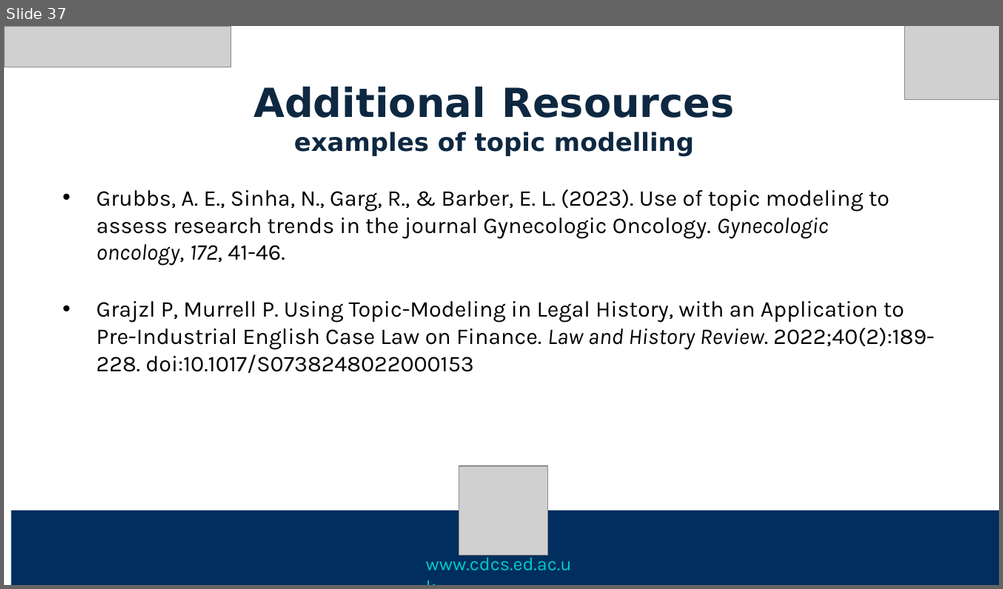
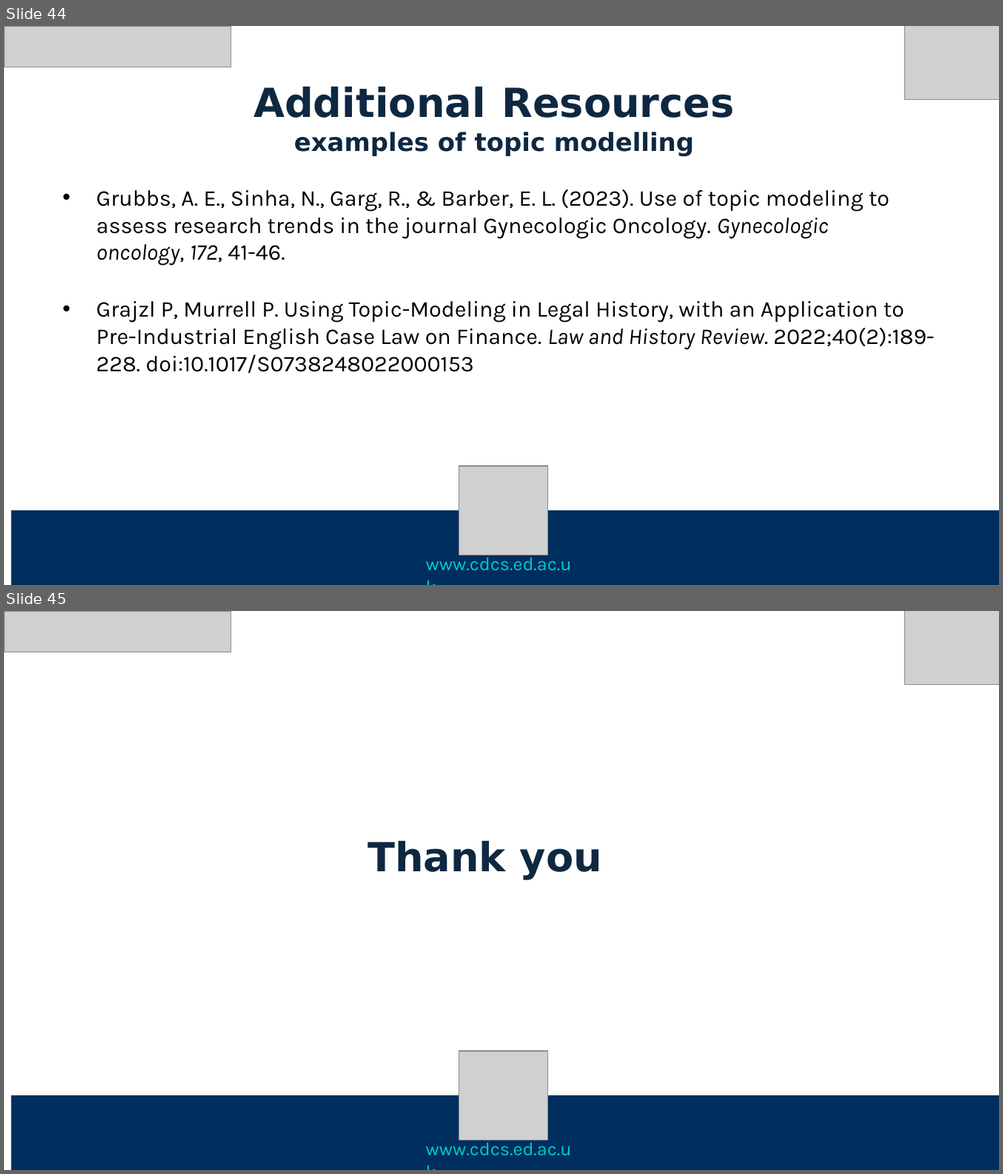
Before and after one commit to DCS-training/TopicModellingBert, a slide deck: Slides/TopicModelingBERT_W1_JL.pptx. Shown one above the other, each under a label of ours: slide 37 before the commit, slides 44 and 45 after it. The pictures are 1003x589 and 1003x1174 pixels, drawn with LibreOffice and Linux fonts; fonts in the diff are those of the drawing; grey boxes stand for pictures. Boxes give left, top, right and bottom in pixels: in the first picture for what was removed or moved away, otherwise in the second. Text is boxed around its words. In the diff, an @@ line names an element or a change of style, - is before the commit and + after.

```diff
--- a/Slides/TopicModelingBERT_W1_JL.pptx
+++ b/Slides/TopicModelingBERT_W1_JL.pptx
@@ slide 45 added at (4, 611, 999, 1170), background #FFFFFF @@
@@ picture added at (4, 611, 230, 652) @@
@@ picture added at (905, 611, 999, 685) @@
@@ text added at (367, 840, 602, 880), 32 pt, text #0E2841, bold @@
+Thank you
@@ picture added at (459, 1051, 548, 1141) @@
@@ rectangle added at (11, 1096, 999, 1170), fill #002E5F @@
@@ text added at (426, 1139, 572, 1156), 14.9 pt, text #00CEC0 @@
+www.cdcs.ed.ac.uk
@@ what was slide 37 is now slide 44 @@
```
Also in this commit, not shown: 10 slides changed, 7 other slides added, 1 slide removed, 2 other files.
